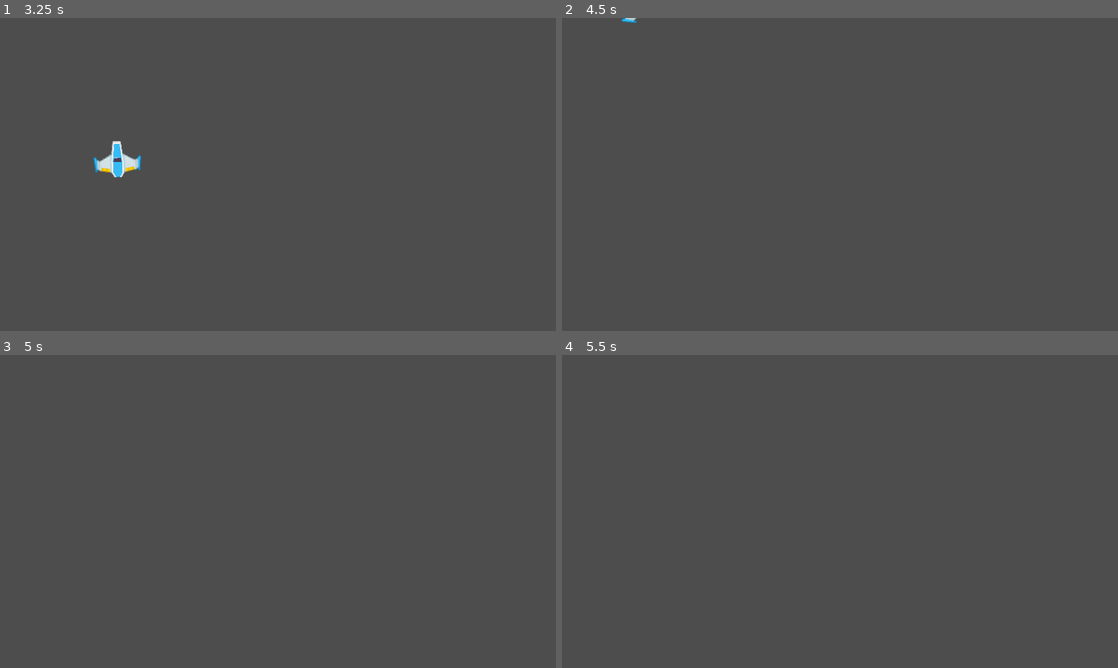
Above: before the commit, frames 1-4 (two rows, left to right).
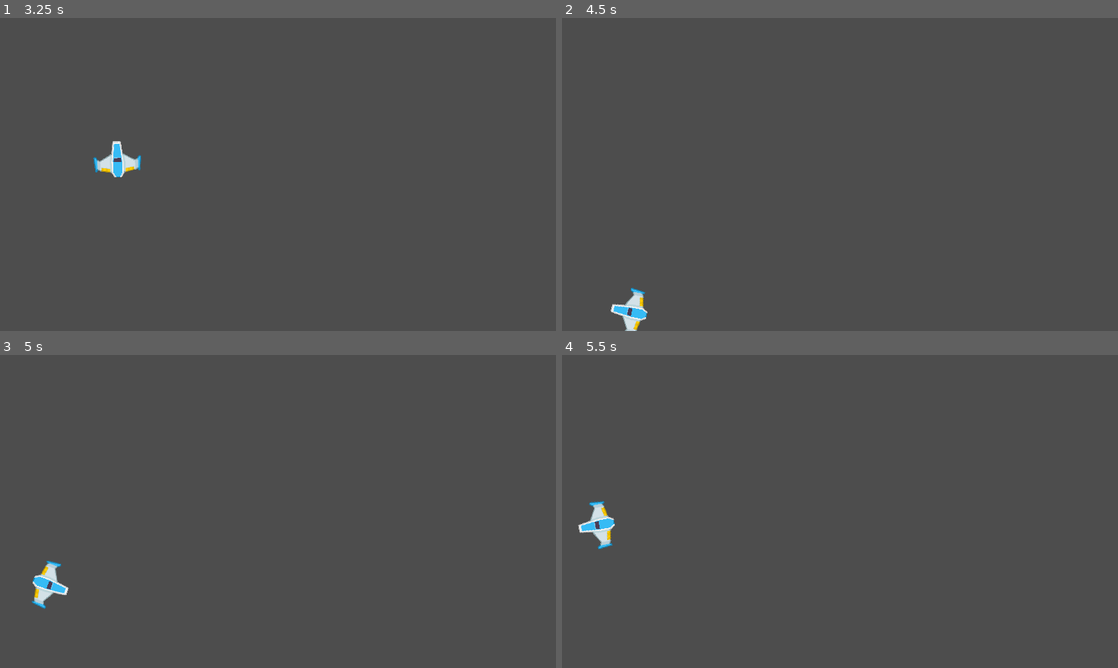
Above: after the commit, the same moments.

Repository: jrenato/space_blast
Game: Godot game, scene res://Levels/level.tscn
The game is run twice, just before and just after one commit, with the same random seed, the same clock (stepped at 60 frames per second) and the same inputs.
Inputs:
- Up to frame 1 (3.25 s): tap Enter at 0.5 s; hold D (rotate_right) 0.53-1.28 s; hold A (rotate_left) 1.28-2.03 s; hold D (rotate_right) 2.03-2.78 s; hold W (thrust) from 2.78 s (still down)
- Up to frame 2 (4.5 s): release W (thrust) at 3.53 s; hold A (rotate_left) from 3.53 s (still down)
- Up to frame 3 (5 s): keep holding A (rotate_left)
- Up to frame 4 (5.5 s): keep holding A (rotate_left)

Frame 1 is identical in both runs. In frame 2, 0.5% of the frame differs, in the area x 8-16%, y 0-100%; in frame 3, 0.5%, in the area x 5-13%, y 65-82%; in frame 4, 0.5%.

Commit message:
Implemented player screen wrap

Diff:
--- a/Players/player.gd
+++ b/Players/player.gd
@@ -8,11 +8,13 @@
 var state: int = INIT
 var thrust: Vector2 = Vector2.ZERO
 var rotation_dir: int = 0
+var screensize: Vector2 = Vector2.ZERO
 
 @onready var collision_shape: CollisionShape2D = %CollisionShape2D
 
 
 func _ready() -> void:
+	screensize = get_viewport_rect().size
 	change_state(ALIVE)
 
 
@@ -23,6 +25,13 @@
 func _physics_process(delta: float) -> void:
 	constant_force = thrust
 	constant_torque = rotation_dir * spin_power
+
+
+func _integrate_forces(physics_state: PhysicsDirectBodyState2D) -> void:
+	var xform = physics_state.transform
+	xform.origin.x = wrapf(xform.origin.x, 0, screensize.x)
+	xform.origin.y = wrapf(xform.origin.y, 0, screensize.y)
+	physics_state.transform = xform
 
 
 func get_input() -> void:
